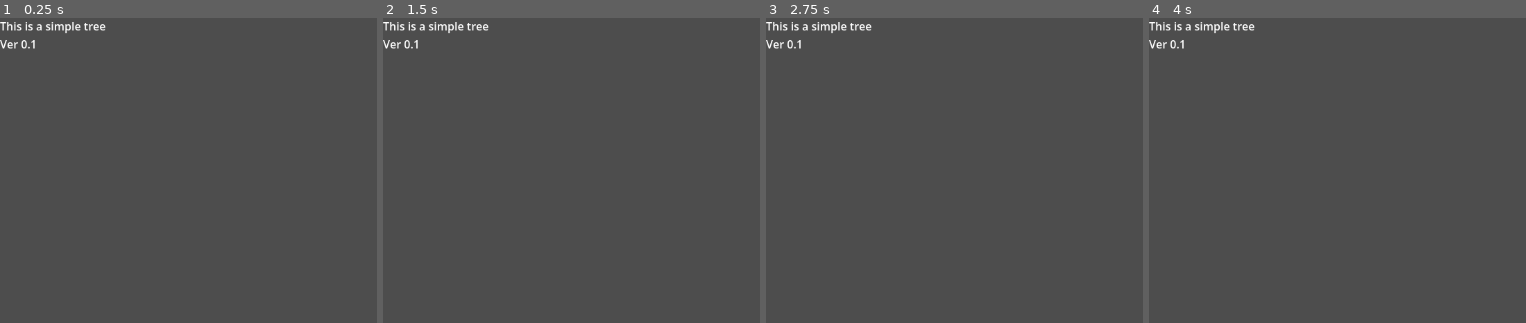
Above: before the commit, frames 1-4 (left to right).
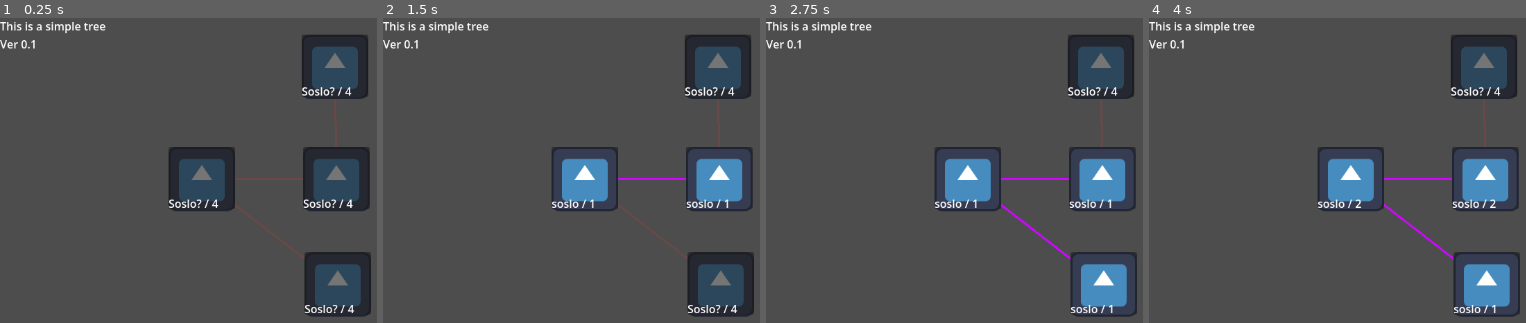
Above: after the commit, the same moments.

Repository: AkasakaRyuunoske/skill_tree
Game: Godot game, scene res://tree.tscn
The game is run twice, just before and just after one commit, with the same random seed, the same clock (stepped at 60 frames per second) and the same inputs. The engine's default icon, where the game draws it, is replaced by a stand-in: a white triangle on a blue panel in a dark square.
Inputs (mouse positions are in pixels of both pictures, inside the frame that each line leads up to):
- Up to frame 1 (0.25 s): no input
- Up to frame 2 (1.5 s): click (586, 179) at 0.52 s; click (718, 179) at 1.27 s
- Up to frame 3 (2.75 s): click (1105, 283) at 2.02 s
- Up to frame 4 (4 s): click (1352, 179) at 2.77 s; click (1484, 179) at 3.52 s

The runs differ from the first frame. In frame 1, 15% of the frame differs, in the area x 44-99%, y 5-99%; in frame 2, 12%; in frame 3, 11%; in frame 4, 11%.

Commit message:
added simple hardcoded skill nodes with connections and order rule

Diff:
--- /dev/null
+++ b/skill_node.gd
@@ -0,0 +1,28 @@
+extends TextureButton
+
+class_name SkillNode
+
+@onready var panel = $Panel
+@onready var node_label = $description_container/description
+@onready var connection_line = $connection_line
+
+var level : int = 0:
+	set(value):
+		level = value
+		node_label.text = "soslo / " + str(level)
+
+func _ready():
+	if get_parent() is SkillNode:
+		connection_line.add_point(global_position + size/2)
+		connection_line.add_point(get_parent().global_position + size/2)
+
+func _on_pressed() -> void:
+	level = min(level+1, 5)
+	panel.show_behind_parent = true
+
+	connection_line.default_color = Color(0.804, 0.027, 1.0, 1.0)
+
+	var nodes = get_children()
+	for node in nodes:
+		if node is SkillNode and level == 1:
+			node.disabled = false
--- /dev/null
+++ b/skill_node.tscn
@@ -0,0 +1,47 @@
+[gd_scene format=3 uid="uid://hsduarhmd8q0"]
+
+[ext_resource type="Texture2D" uid="uid://bal6ne1v5fmxm" path="res://icon.svg" id="1_fbu8u"]
+[ext_resource type="Script" uid="uid://bvs6gn47xnq8x" path="res://skill_node.gd" id="2_0isc3"]
+
+[node name="skill_node" type="TextureButton" unique_id=284363510]
+offset_left = 271.0
+offset_top = 162.0
+offset_right = 367.0
+offset_bottom = 255.0
+toggle_mode = true
+texture_normal = ExtResource("1_fbu8u")
+ignore_texture_size = true
+stretch_mode = 0
+script = ExtResource("2_0isc3")
+
+[node name="Panel" type="Panel" parent="." unique_id=373571823]
+layout_mode = 0
+offset_right = 96.0
+offset_bottom = 90.0
+mouse_filter = 2
+
+[node name="description_container" type="MarginContainer" parent="." unique_id=2031436649]
+layout_mode = 1
+anchors_preset = 2
+anchor_top = 1.0
+anchor_bottom = 1.0
+offset_top = -23.0
+offset_right = 48.0
+grow_vertical = 0
+
+[node name="description" type="Label" parent="description_container" unique_id=32095852]
+layout_mode = 2
+size_flags_horizontal = 4
+size_flags_vertical = 8
+theme_override_colors/font_shadow_color = Color(0, 0, 0, 0)
+text = "Soslo? / 4"
+horizontal_alignment = 1
+vertical_alignment = 2
+
+[node name="connection_line" type="Line2D" parent="." unique_id=802465399]
+top_level = true
+z_index = -1
+width = 3.0
+default_color = Color(0.40471834, 0.28814495, 0.2786364, 1)
+
+[connection signal="pressed" from="." to="." method="_on_pressed"]
--- a/tree.tscn
+++ b/tree.tscn
@@ -1,4 +1,6 @@
 [gd_scene format=3 uid="uid://3231m0hrm5bm"]
+
+[ext_resource type="PackedScene" uid="uid://hsduarhmd8q0" path="res://skill_node.tscn" id="1_brfkd"]
 
 [node name="tree" type="Control" unique_id=89925543]
 layout_mode = 3
@@ -8,13 +10,53 @@
 grow_horizontal = 2
 grow_vertical = 2
 
-[node name="GridContainer" type="GridContainer" parent="." unique_id=1660534002]
+[node name="tree_label" type="Label" parent="." unique_id=1942155523]
 layout_mode = 0
-offset_right = 1151.0
-offset_bottom = 648.0
-columns = 2
-
-[node name="tree_label" type="Label" parent="GridContainer" unique_id=1942155523]
-layout_mode = 2
+offset_right = 153.0
+offset_bottom = 49.0
 text = "This is a simple tree
 Ver 0.1"
+
+[node name="skill_node" parent="." unique_id=284363510 instance=ExtResource("1_brfkd")]
+layout_mode = 1
+anchors_preset = -1
+anchor_left = 0.23500001
+anchor_top = 0.25
+anchor_right = 0.319
+anchor_bottom = 0.39400002
+offset_left = -27.720032
+offset_top = 24.0
+offset_right = -28.488007
+offset_bottom = 23.687988
+
+[node name="TextureButton" parent="skill_node" unique_id=925485314 instance=ExtResource("1_brfkd")]
+layout_mode = 1
+anchors_preset = -1
+anchor_left = 2.042
+anchor_right = 3.042
+anchor_bottom = 1.0
+offset_left = -2.032013
+offset_top = 0.0
+offset_right = -2.032013
+offset_bottom = 0.0
+disabled = true
+
+[node name="TextureButton" parent="skill_node/TextureButton" unique_id=141561609 instance=ExtResource("1_brfkd")]
+layout_mode = 0
+offset_left = -2.0
+offset_top = -162.0
+offset_right = 94.0
+offset_bottom = -69.0
+disabled = true
+
+[node name="TextureButton2" parent="skill_node" unique_id=2075131214 instance=ExtResource("1_brfkd")]
+layout_mode = 1
+anchors_preset = -1
+anchor_left = 2.042
+anchor_right = 3.042
+anchor_bottom = 1.0
+offset_left = -0.03201294
+offset_top = 152.0
+offset_right = -0.03201294
+offset_bottom = 152.0
+disabled = true
Not shown, added: skill_node.gd.uid
